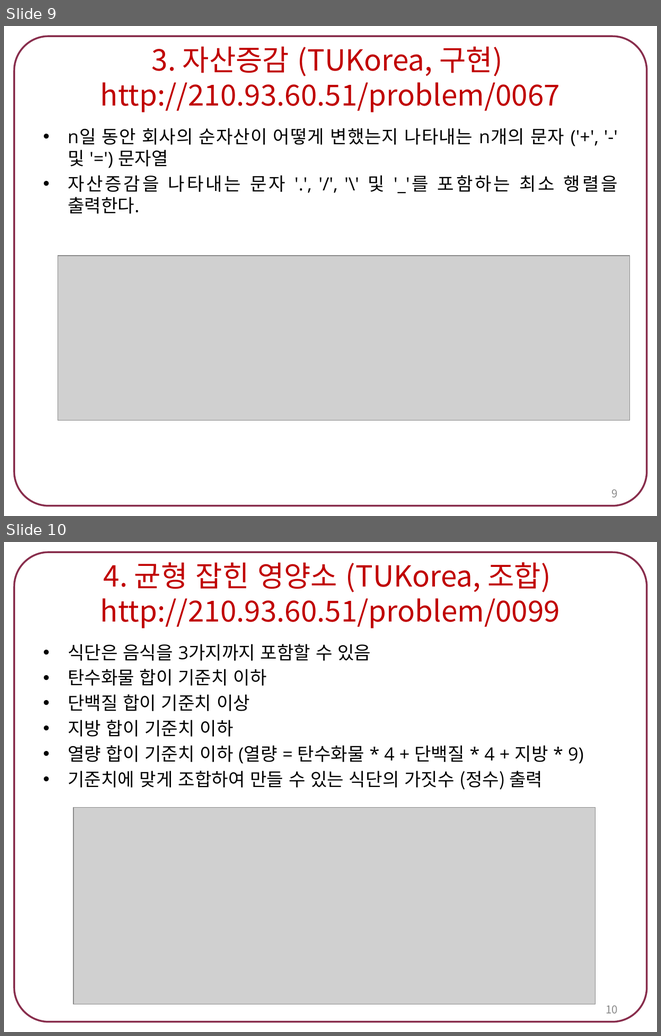
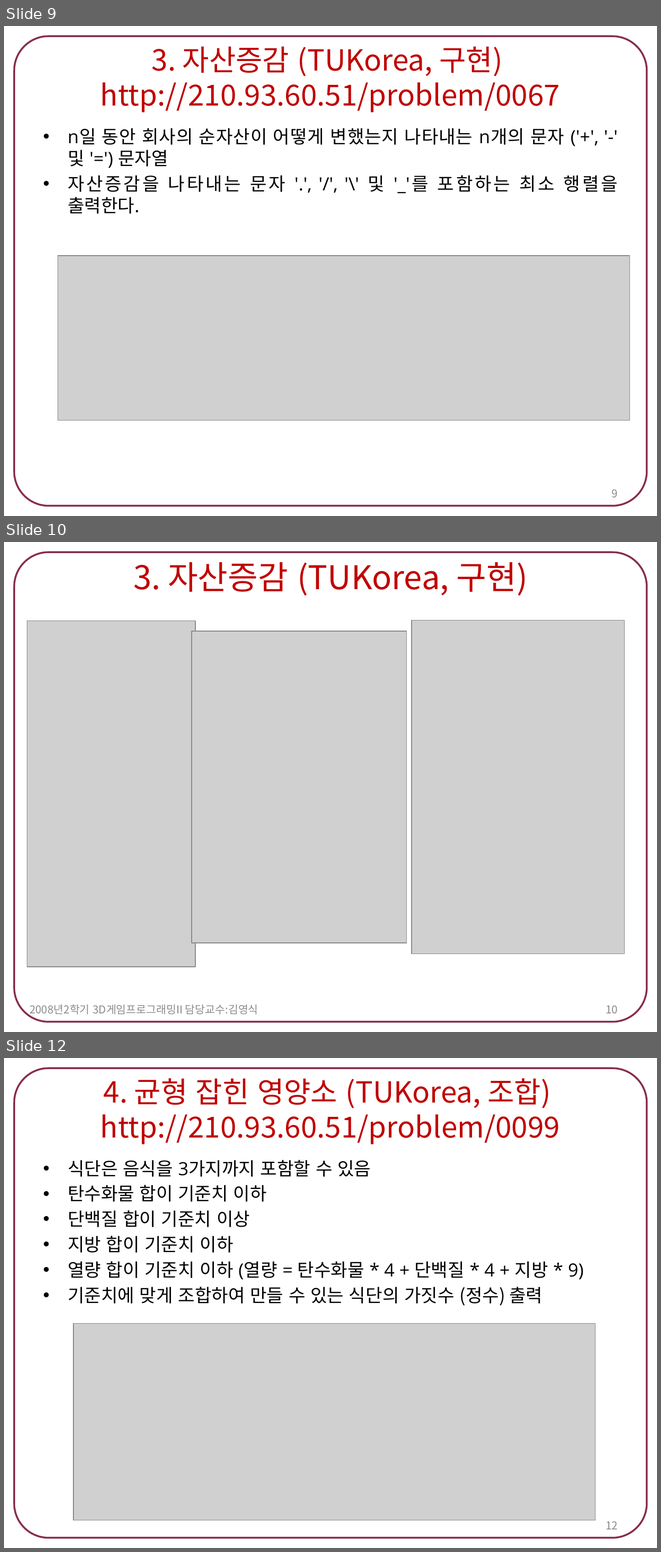
Before and after one commit to tlsdn0403/4-1, a slide deck: 스크립트언어/2021182014 박신우 숙제2.pptx. Shown one above the other, each under a label of ours: slides 9 and 10 before the commit, slides 9, 10 and 12 after it; the slides between them are not shown. The pictures are 661x1036 and 661x1552 pixels, drawn with LibreOffice and Linux fonts; fonts in the diff are those of the drawing; grey boxes stand for pictures. Boxes give left, top, right and bottom in pixels: in the first picture for what was removed or moved away, otherwise in the second. Text is boxed around its words. In the diff, an @@ line names an element or a change of style, - is before the commit and + after.

```diff
--- a/스크립트언어/2021182014 박신우 숙제2.pptx
+++ b/스크립트언어/2021182014 박신우 숙제2.pptx
@@ slide 10 added at (x1=4, y1=542, x2=657, y2=1032), background #FFFFFF; not listed: 1 template element that a slide beside it also shows @@
@@ title added at (x1=133, y1=562, x2=528, y2=596), 36 pt, text #C00000 @@
+3. 자산증감 (TUKorea, 구현)
@@ picture added at (x1=27, y1=621, x2=195, y2=967) @@
@@ picture added at (x1=412, y1=620, x2=624, y2=953) @@
@@ picture added at (x1=192, y1=631, x2=406, y2=942) @@
@@ text added at (x1=29, y1=1004, x2=258, y2=1016), 12 pt, text #8C8C8C @@
+2008년2학기 3D게임프로그래밍II 담당교수:김영식
@@ page number added at (x1=606, y1=1005, x2=618, y2=1013), 12 pt, text #898989 @@
+10
@@ what was slide 10 is now slide 12 @@
@@ page number at (x1=606, y1=1521, x2=618, y2=1529): text changed @@
-10
+12
```
Also in this commit, not shown: 4 other slides added, 7 other files.
